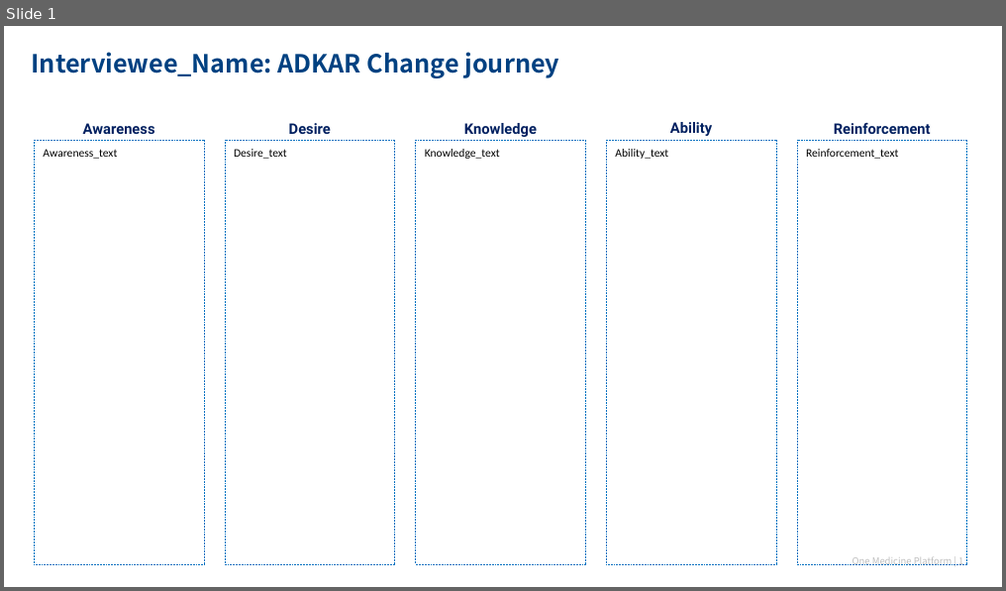
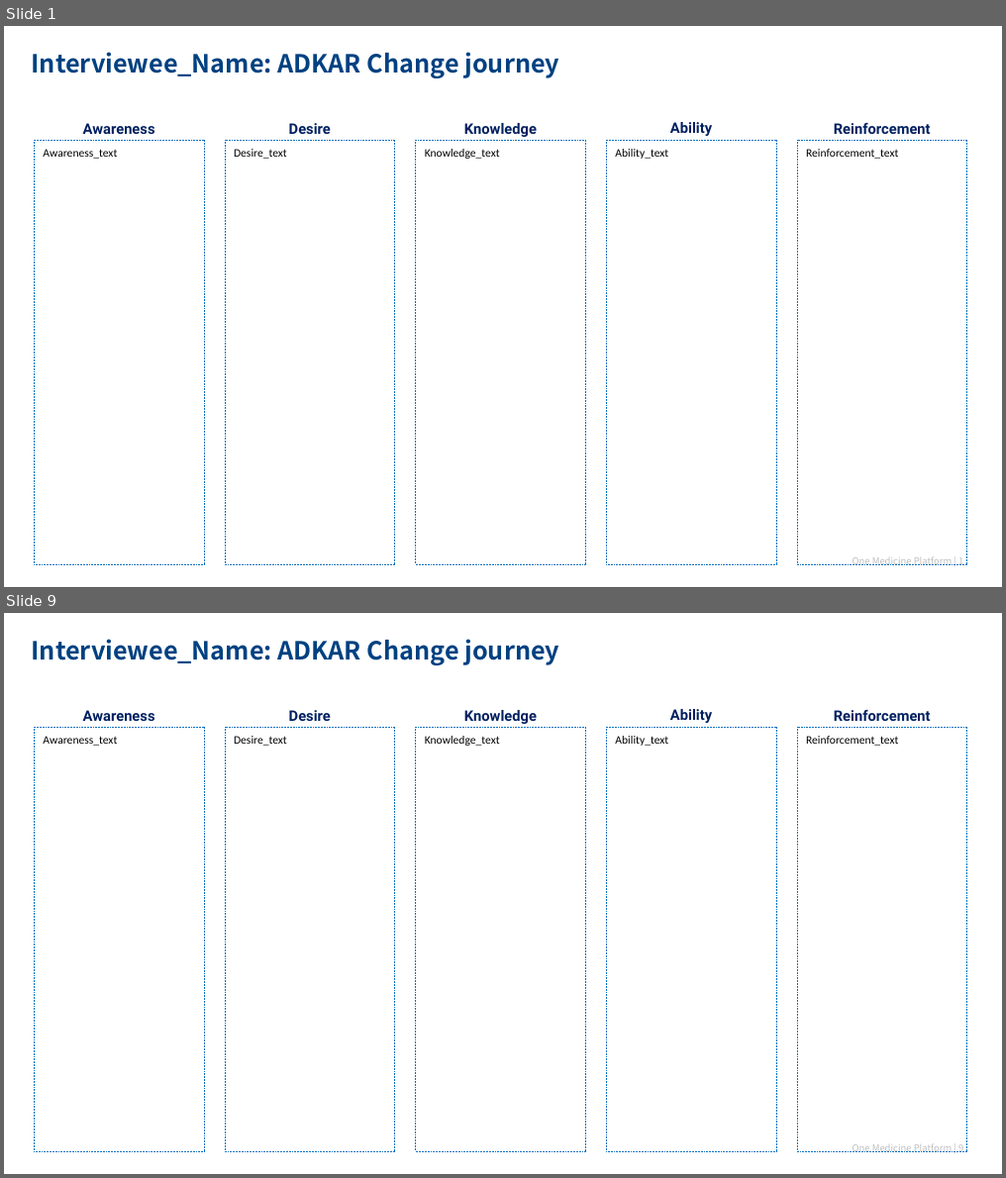
Before and after one commit to xpistos90210/templates, a slide deck: OMP_ADKAR_template.pptx. Shown one above the other, each under a label of ours: slide 1 before the commit, slides 1 and 9 after it; the slides between them are not shown. The pictures are 1006x591 and 1006x1178 pixels, drawn with LibreOffice and Linux fonts; fonts in the diff are those of the drawing; background and template pictures are left out. Boxes give left, top, right and bottom in pixels: in the first picture for what was removed or moved away, otherwise in the second. Text is boxed around its words. In the diff, an @@ line names an element or a change of style, - is before the commit and + after.

```diff
--- a/OMP_ADKAR_template.pptx
+++ b/OMP_ADKAR_template.pptx
@@ slide 9 added at [4, 613, 1002, 1174], background #FFFFFF; not listed: 11 template elements that a slide beside it also shows @@
@@ text added at [32, 639, 559, 665], 24 pt, text #004181, bold @@
+Interviewee_Name: ADKAR Change journey
@@ text added at [43, 736, 117, 746], 11 pt, text #000000 @@
+Awareness_text
@@ text added at [234, 736, 287, 746], 11 pt, text #000000 @@
+Desire_text
@@ text added at [425, 736, 500, 746], 11 pt, text #000000 @@
+Knowledge_text
@@ text added at [615, 736, 668, 746], 11 pt, text #000000 @@
+Ability_text
@@ text added at [806, 736, 898, 746], 11 pt, text #000000 @@
+Reinforcement_text
```
Also in this commit, not shown: 8 other slides added, 1 other file.
